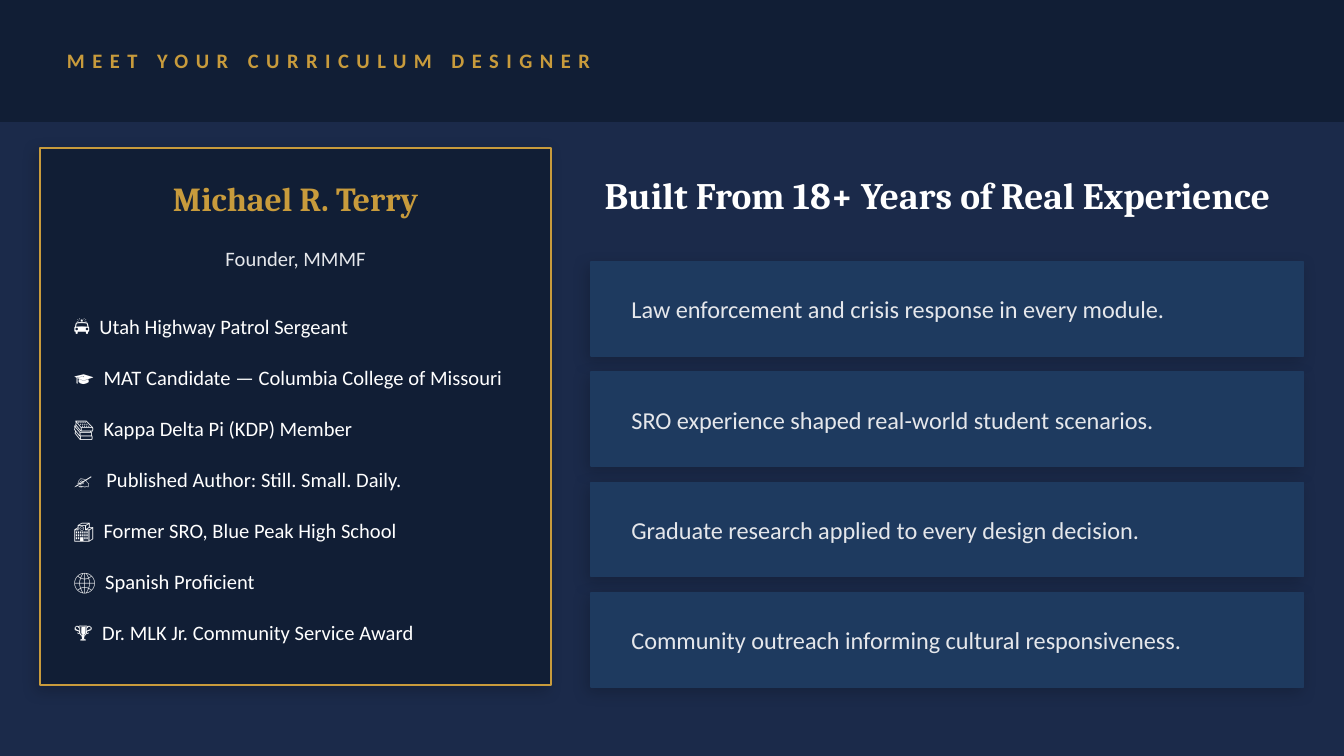
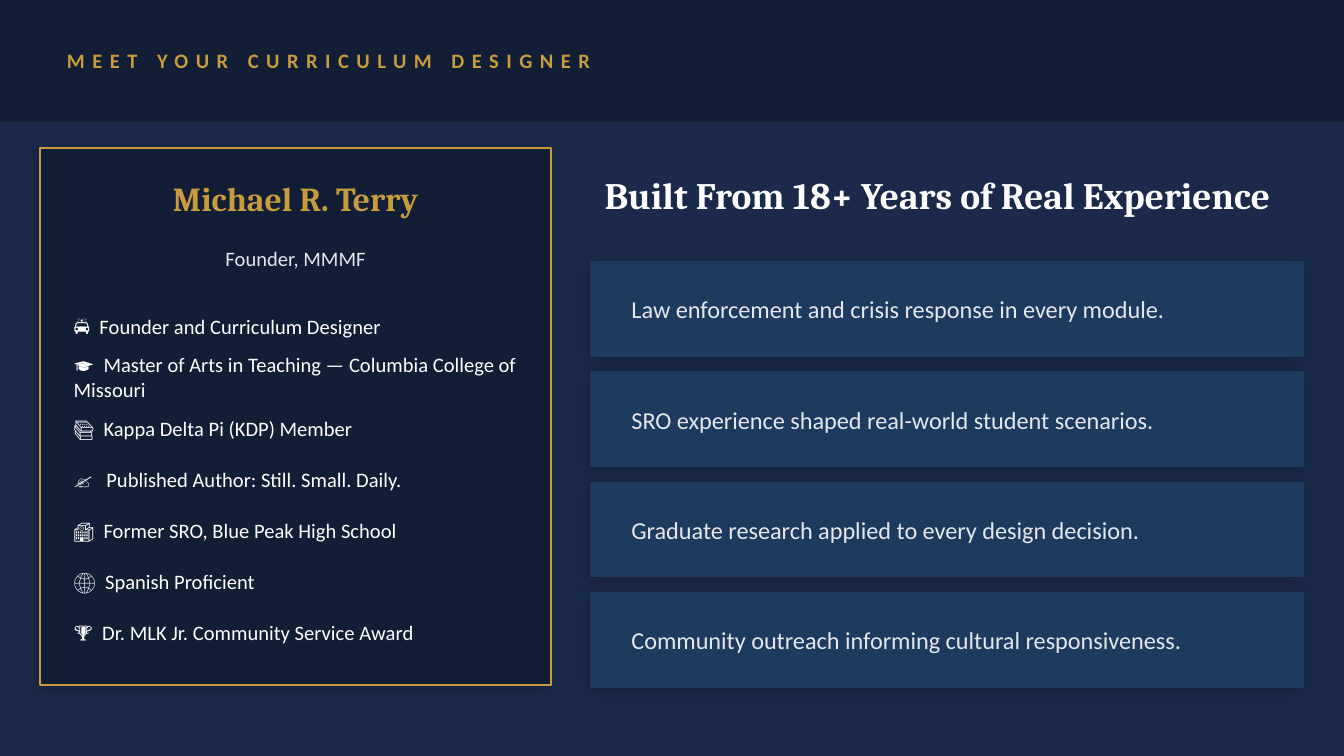
Before and after one commit to readyforreallife/mmmf-codex, a slide deck: slide 3 of docs/MMMF_Teach_the_Teacher.pptx. Drawn at 1344x756 pixels with LibreOffice and Linux fonts; fonts in the diff are those of the drawing. Boxes give left, top, right and bottom in pixels: in the first picture for what was removed or moved away, otherwise in the second. Text is boxed around its words. In the diff, an @@ line names an element or a change of style, - is before the commit and + after.

Commit message:
Remove Utah Highway Patrol and personal email from docs

```diff
--- a/docs/MMMF_Teach_the_Teacher.pptx
+++ b/docs/MMMF_Teach_the_Teacher.pptx
@@ text at (99, 319, 381, 338): text changed @@
-🚔 Utah Highway Patrol Sergeant
+🚔 Founder and Curriculum Designer
@@ text at (74, 357, 516, 397): text changed @@
-🎓 MAT Candidate — Columbia College of Missouri
+🎓 Master of Arts in Teaching — Columbia College of Missouri
```
Also in this commit, not shown: 2 other slides changed, 2 other files.
